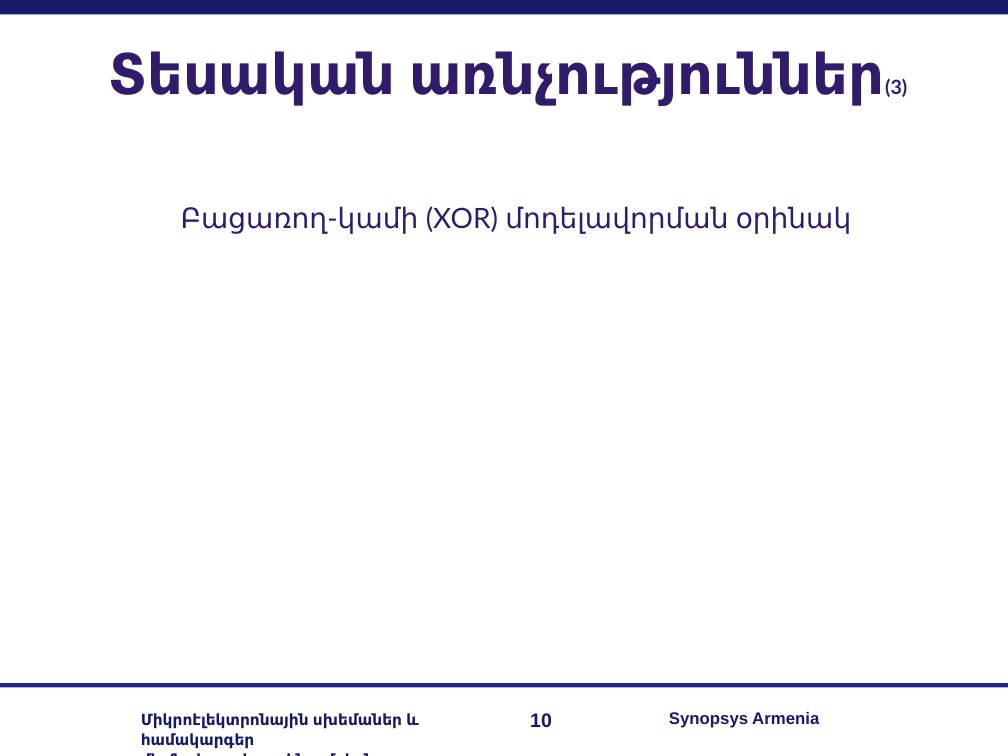
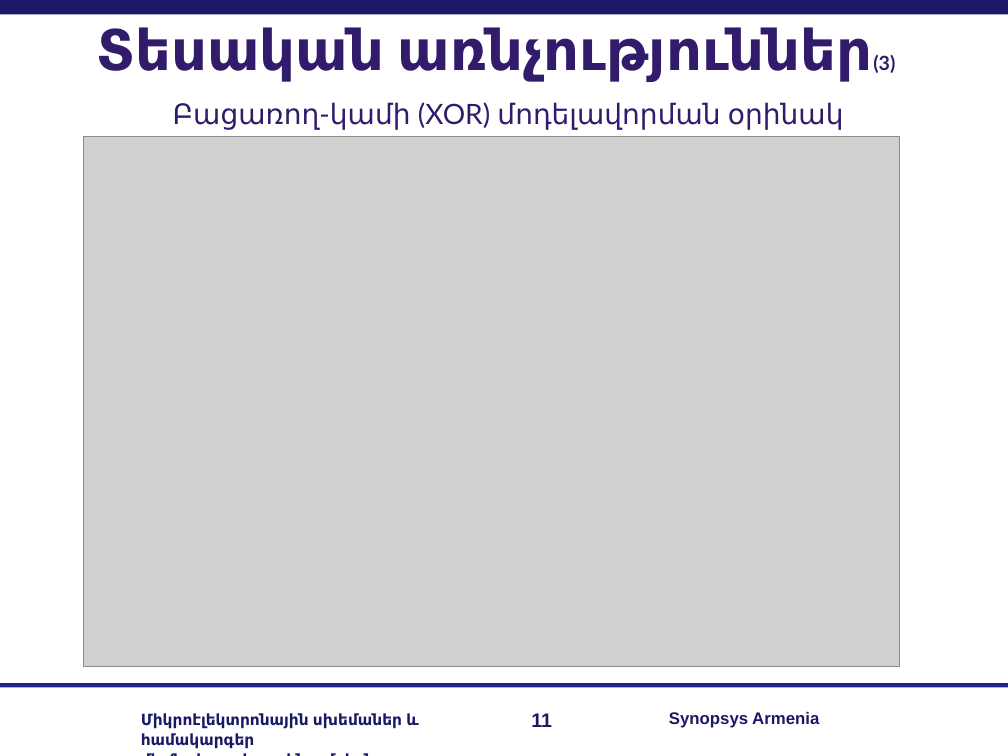
Before and after one commit to RazKarapetyan/Master_thesis, a slide deck: slide 11 of My real work/my_master_slides.ppt (slide 10 before the commit). Drawn at 1008x756 pixels with LibreOffice and Linux fonts; fonts in the diff are those of the drawing; grey boxes stand for pictures; background and template pictures are left out. Boxes give left, top, right and bottom in pixels: in the first picture for what was removed or moved away, otherwise in the second. Text is boxed around its words. In the diff, an @@ line names an element or a change of style, - is before the commit and + after.

Commit message:
razmik: added screenshots

```diff
--- a/My real work/my_master_slides.ppt
+++ b/My real work/my_master_slides.ppt
@@ title "Տեսական առնչություններ(3)": place and size @@
-title "Տեսական առնչություններ(3)" at <box>108,51,907,105</box>
+title "Տեսական առնչություններ(3)" at <box>96,27,895,82</box>
@@ text "Բացառող-կամի (XOR) մոդելավորման օրինակ": place and size @@
-text "Բացառող-կամի (XOR) մոդելավորման օրինակ" at <box>181,206,852,234</box>
+text "Բացառող-կամի (XOR) մոդելավորման օրինակ" at <box>173,102,844,130</box>
@@ picture added at <box>84,136,900,666</box> @@
@@ page number at <box>531,713,552,727</box>: text changed @@
-10
+11
```
Also in this commit, not shown: 3 other slides changed, 1 slide added.
